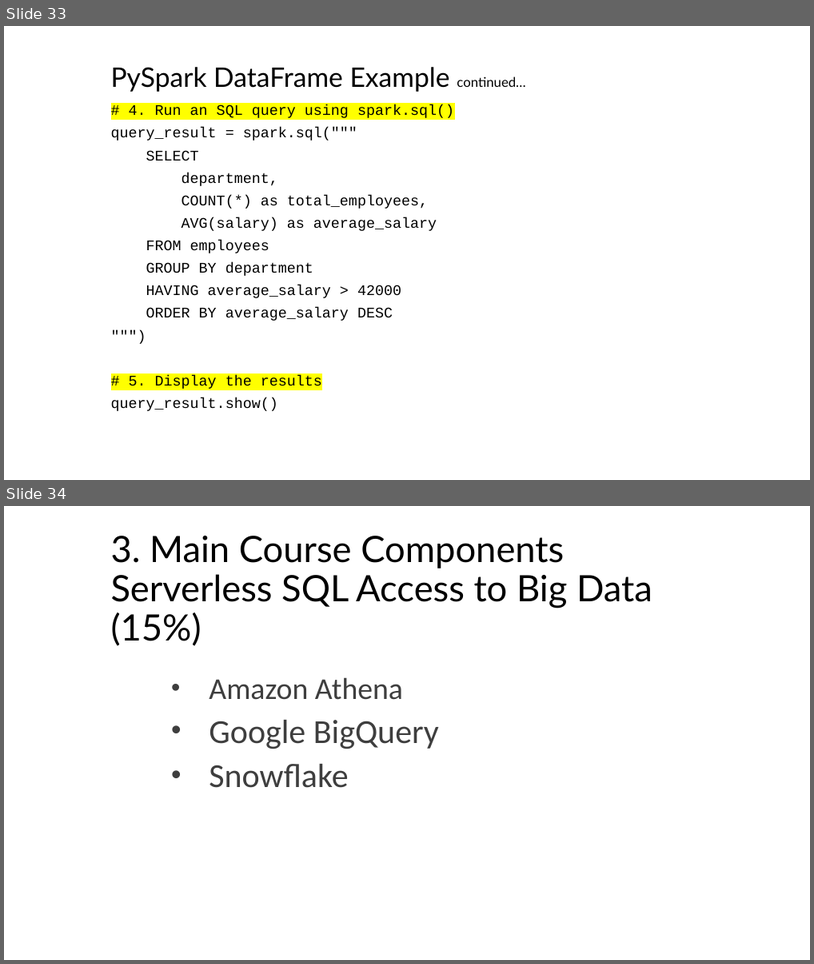
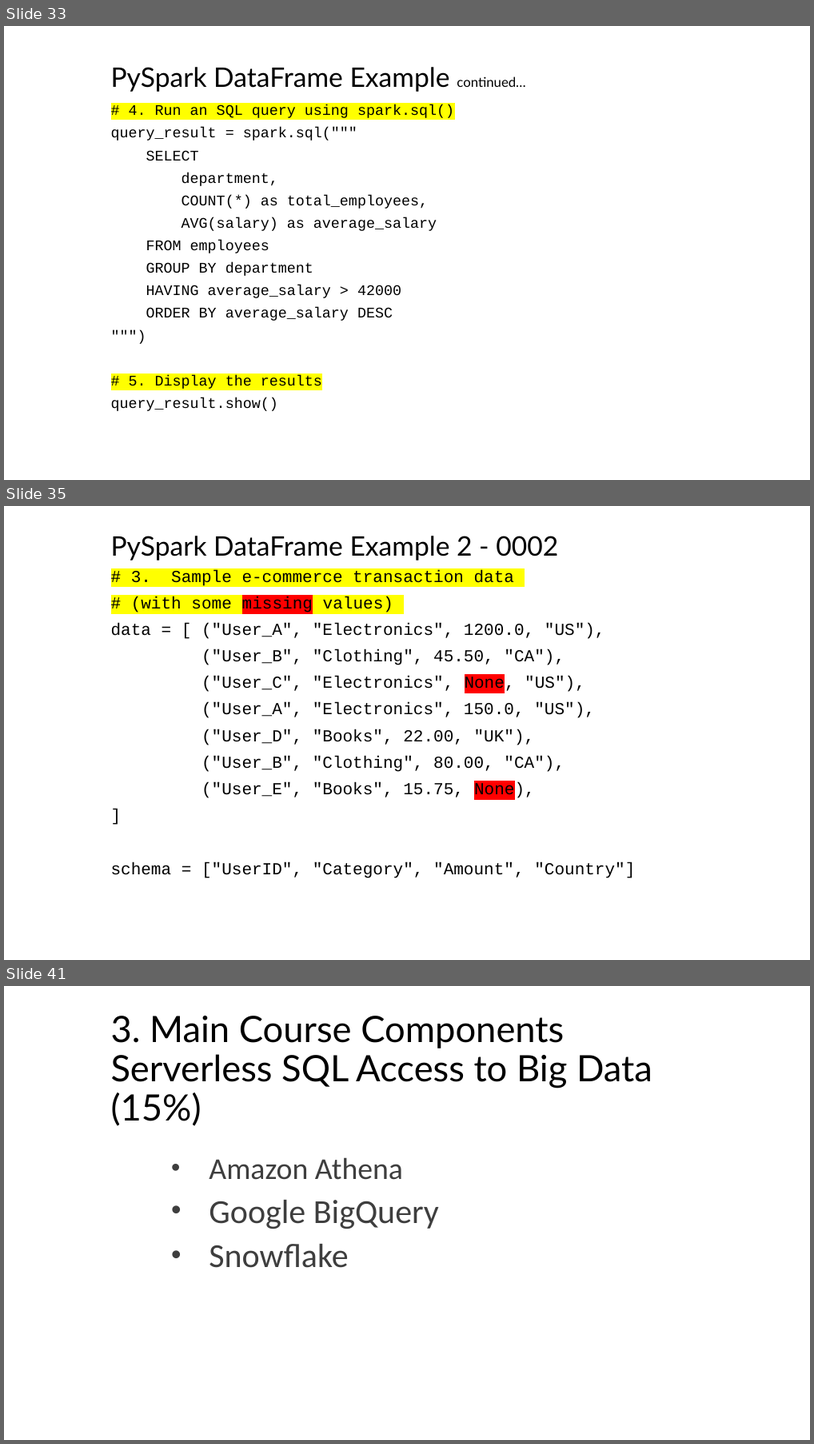
Before and after one commit to mahmoudparsian/big-data-modeling, a slide deck: course_information/COURSE_OUTLINE_10_WEEKS.pptx. Shown one above the other, each under a label of ours: slides 33 and 34 before the commit, slides 33, 35 and 41 after it; the slides between them are not shown. The pictures are 814x964 and 814x1444 pixels, drawn with LibreOffice and Linux fonts; fonts in the diff are those of the drawing; background and template pictures are left out. Boxes give left, top, right and bottom in pixels: in the first picture for what was removed or moved away, otherwise in the second. Text is boxed around its words. In the diff, an @@ line names an element or a change of style, - is before the commit and + after.

```diff
--- a/course_information/COURSE_OUTLINE_10_WEEKS.pptx
+++ b/course_information/COURSE_OUTLINE_10_WEEKS.pptx
@@ slide 35 added at <box>4,506,810,960</box>, background #FFFFFF @@
@@ title added at <box>111,536,558,560</box>, 32 pt, text #000000 @@
+PySpark DataFrame Example 2 - 0002
@@ subtitle added at <box>111,570,635,878</box>, 20 pt, text #000000 @@
+# 3. Sample e-commerce transaction data
+# (with some missing values)
+data = [ ("User_A", "Electronics", 1200.0, "US"),
+("User_B", "Clothing", 45.50, "CA"),
+("User_C", "Electronics", None, "US"),
+("User_A", "Electronics", 150.0, "US"),
+("User_D", "Books", 22.00, "UK"),
+("User_B", "Clothing", 80.00, "CA"),
+("User_E", "Books", 15.75, None),
+]
+schema = ["UserID", "Category", "Amount", "Country"]
@@ what was slide 34 is now slide 41 @@
```
Also in this commit, not shown: 6 other slides added, 1 other file.
